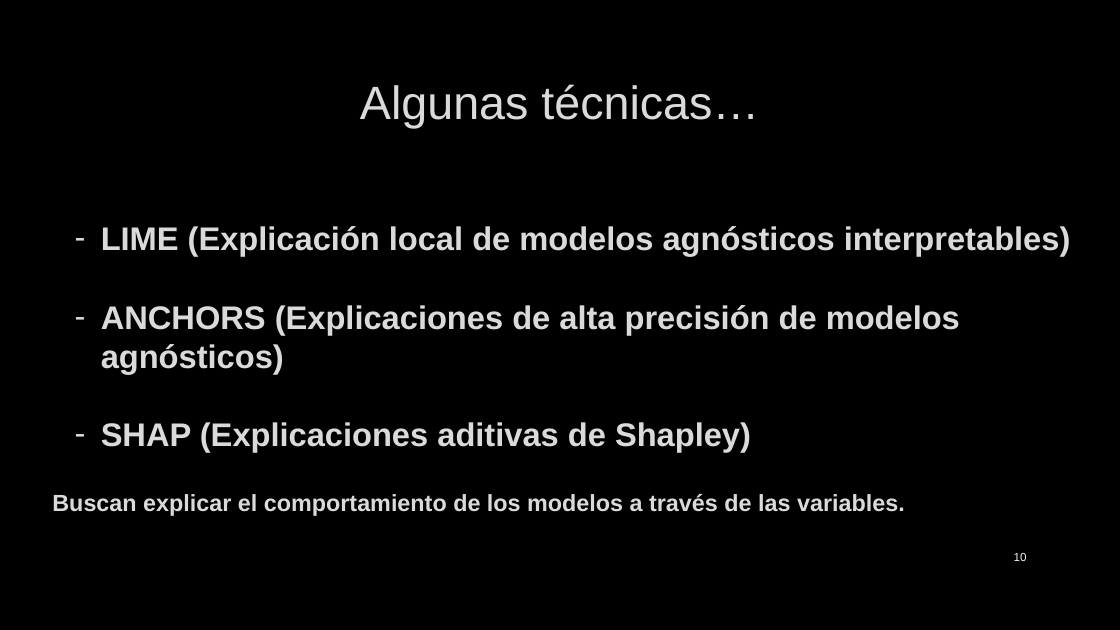
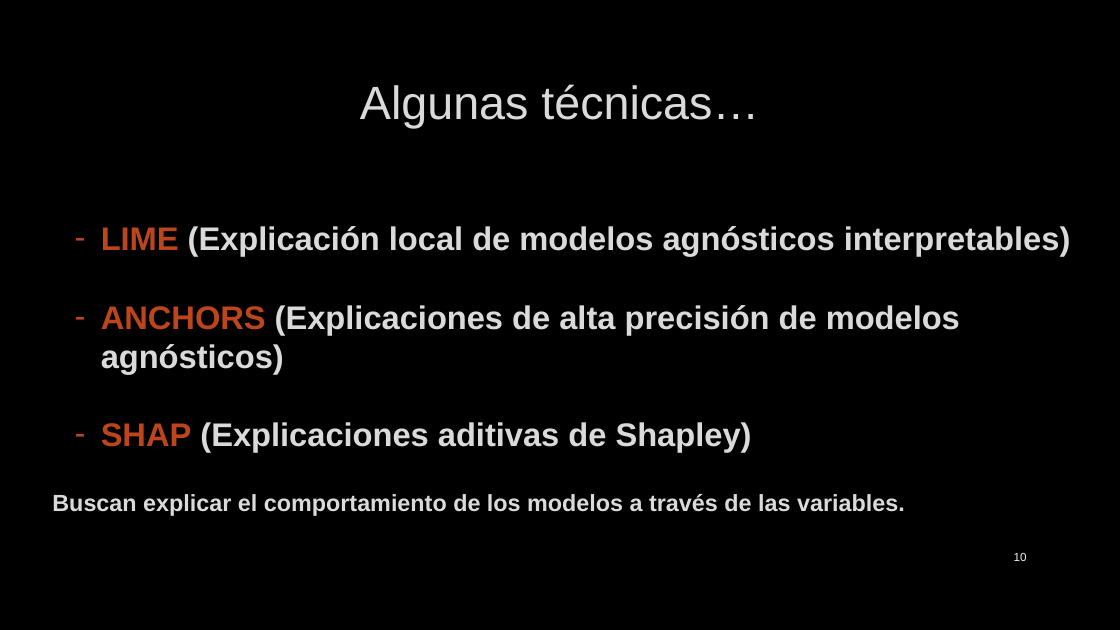
Before and after one commit to dhdzmota/explaining_ml_ironhack, a slide deck: slide 10 of explicando_ml/Explicando modelos de Aprendizaje Automático.pptx. Drawn at 1120x630 pixels with LibreOffice and Linux fonts; fonts in the diff are those of the drawing; background and template pictures are left out. Boxes give left, top, right and bottom in pixels: in the first picture for what was removed or moved away, otherwise in the second. Text is boxed around its words. In the diff, an @@ line names an element or a change of style, - is before the commit and + after.

```diff
--- a/explicando_ml/Explicando modelos de Aprendizaje Automático.pptx
+++ b/explicando_ml/Explicando modelos de Aprendizaje Automático.pptx
@@ text "LIME (Explicación local de modelos ..." at [101,226,1071,452]: text colour #DADADA to #BC451B in "LIME", "ANCHORS", "SHAP" @@
```
Also in this commit, not shown: 2 other slides changed, 1 other file.
